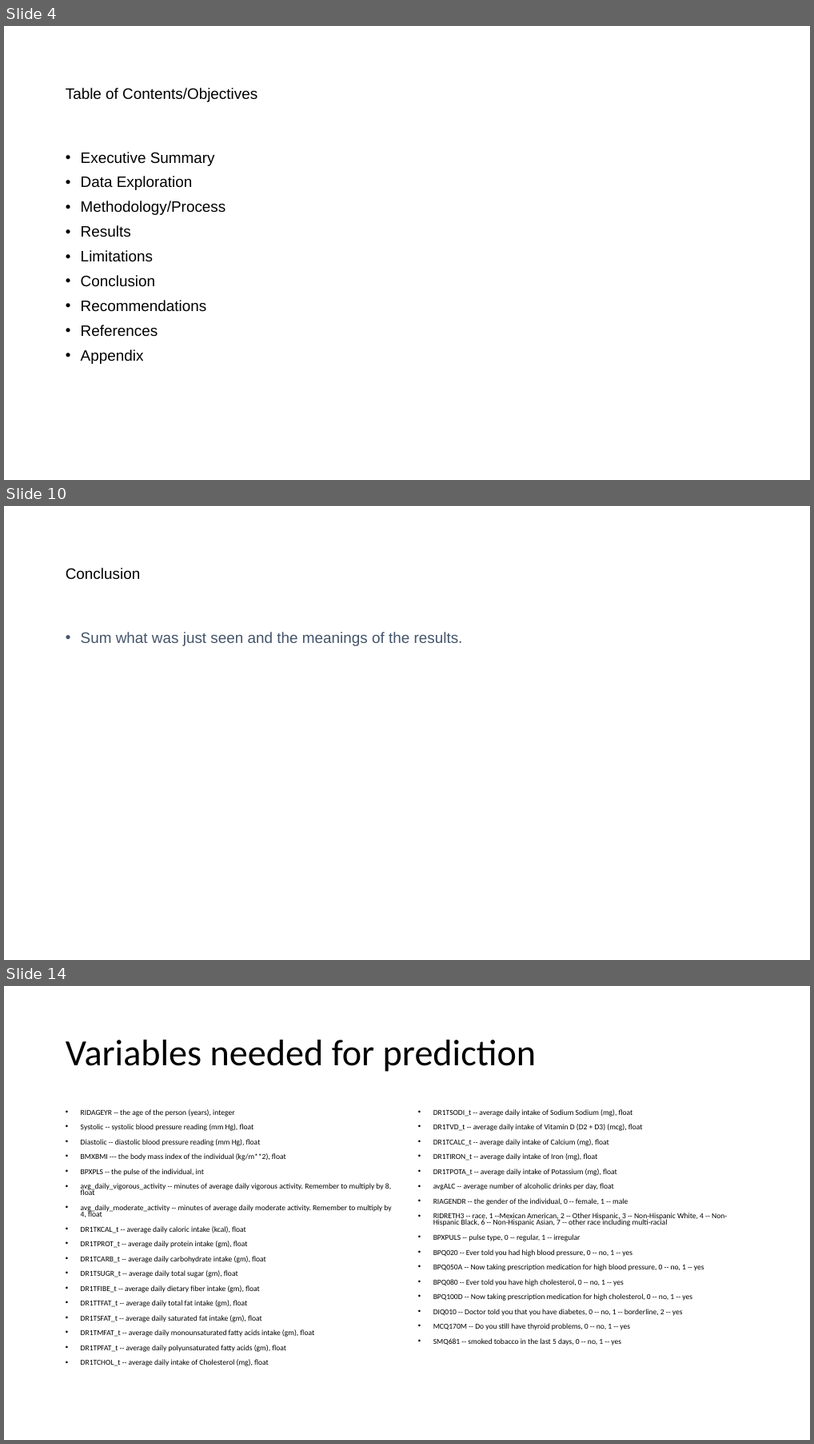
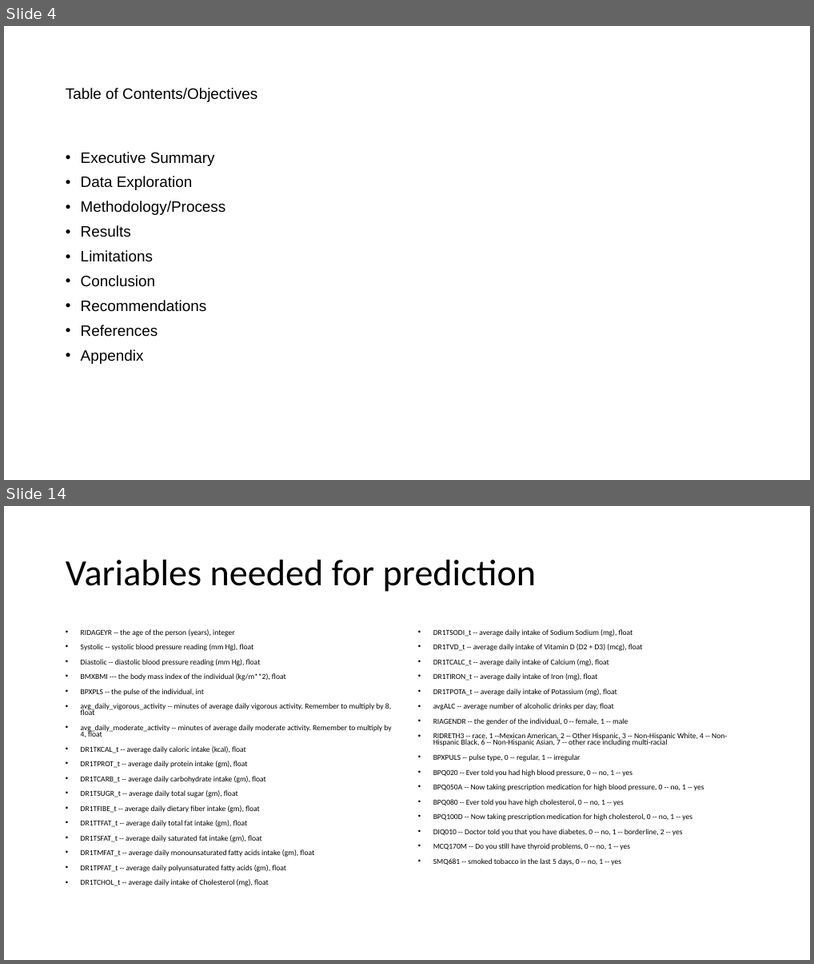
Before and after one commit to mathisme/ThinkfulDSFinalCapstone, a slide deck: Presentation.pptx. Shown one above the other, each under a label of ours: slides 4, 10 and 14 before the commit, slides 4 and 14 after it; the slides between them are not shown. The pictures are 814x1444 and 814x964 pixels, drawn with LibreOffice and Linux fonts; fonts in the diff are those of the drawing. Boxes give left, top, right and bottom in pixels: in the first picture for what was removed or moved away, otherwise in the second. Text is boxed around its words. In the diff, an @@ line names an element or a change of style, - is before the commit and + after.

```diff
--- a/Presentation.pptx
+++ b/Presentation.pptx
@@ slide 10 removed at (x1=4, y1=506, x2=810, y2=960), background #FFFFFF @@
@@ title removed at (x1=66, y1=568, x2=140, y2=580) @@
-Conclusion
@@ text removed at (x1=81, y1=632, x2=463, y2=646) @@
-• Sum what was just seen and the meanings of the results.
```
Also in this commit, not shown: 9 slides changed, 6 slides added, 3 other slides removed.
